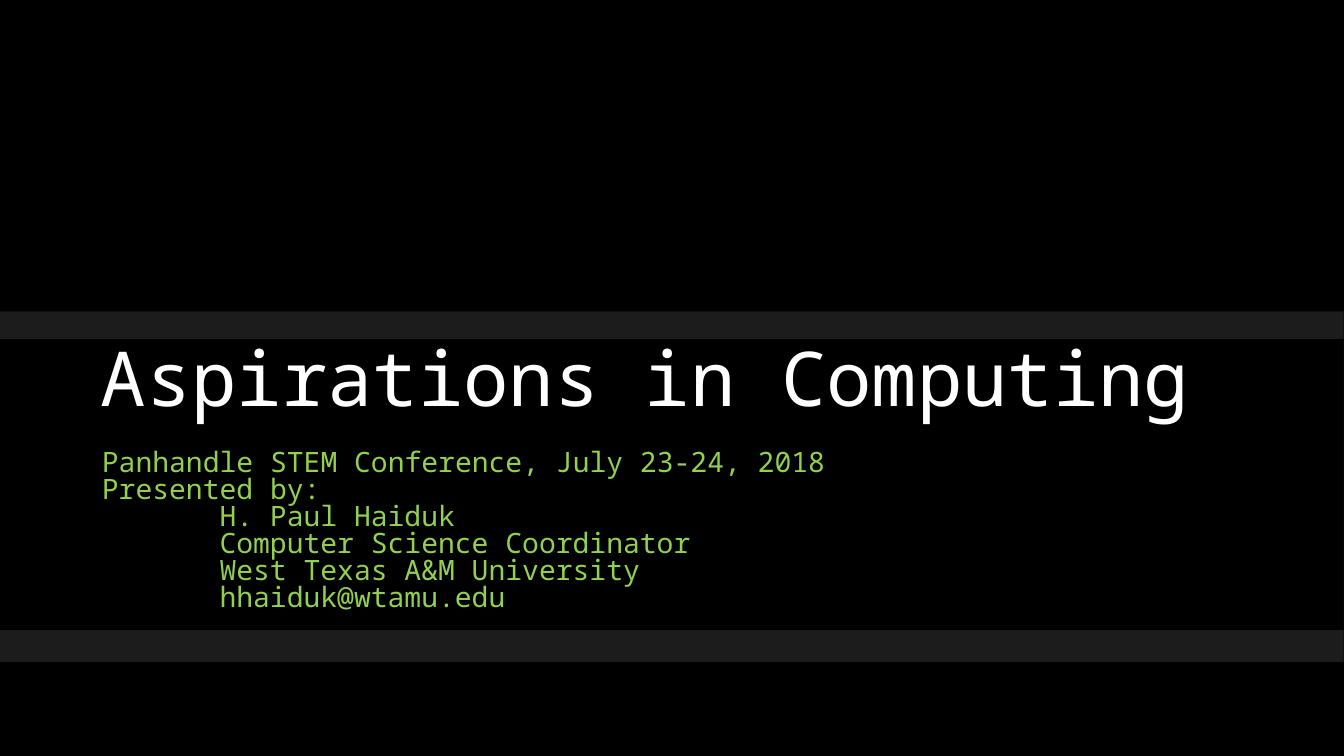
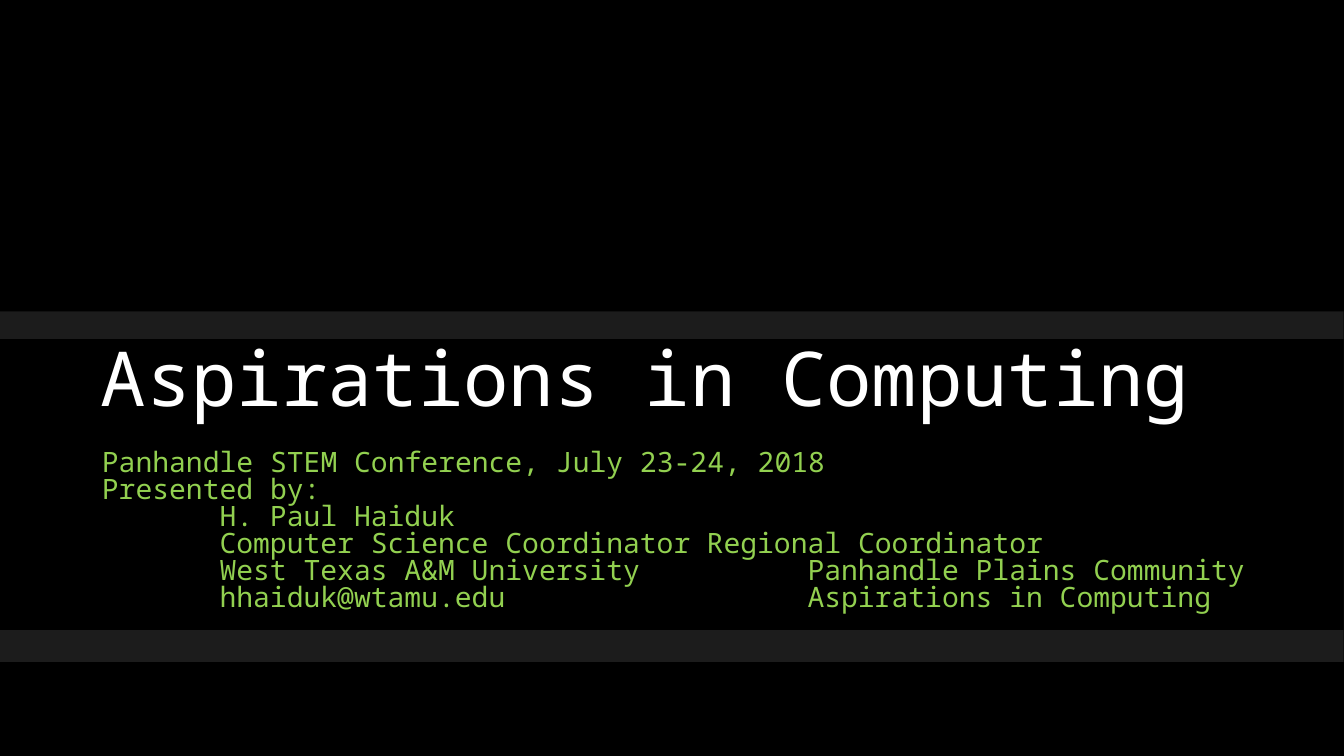
Before and after one commit to HHaiduk/thunder, a slide deck: slide 1 of STEM-Conference-AiC.pptx. Drawn at 1344x756 pixels with LibreOffice and Linux fonts; fonts in the diff are those of the drawing; background and template pictures are left out. Boxes give left, top, right and bottom in pixels: in the first picture for what was removed or moved away, otherwise in the second. Text is boxed around its words. In the diff, an @@ line names an element or a change of style, - is before the commit and + after.

Commit message:
Aspirations presentation -- final

```diff
--- a/STEM-Conference-AiC.pptx
+++ b/STEM-Conference-AiC.pptx
@@ subtitle at (102, 477, 1244, 614): text changed @@
-Presented by:
-H. Paul Haiduk
-Computer Science Coordinator
-West Texas A&M University
-hhaiduk@wtamu.edu
+Presented by:
+H. Paul Haiduk
+Computer Science Coordinator Regional Coordinator
+West Texas A&M University Panhandle Plains Community
+hhaiduk@wtamu.edu Aspirations in Computing
```
Also in this commit, not shown: 3 other slides changed, 2 slides added, 1 other file.
